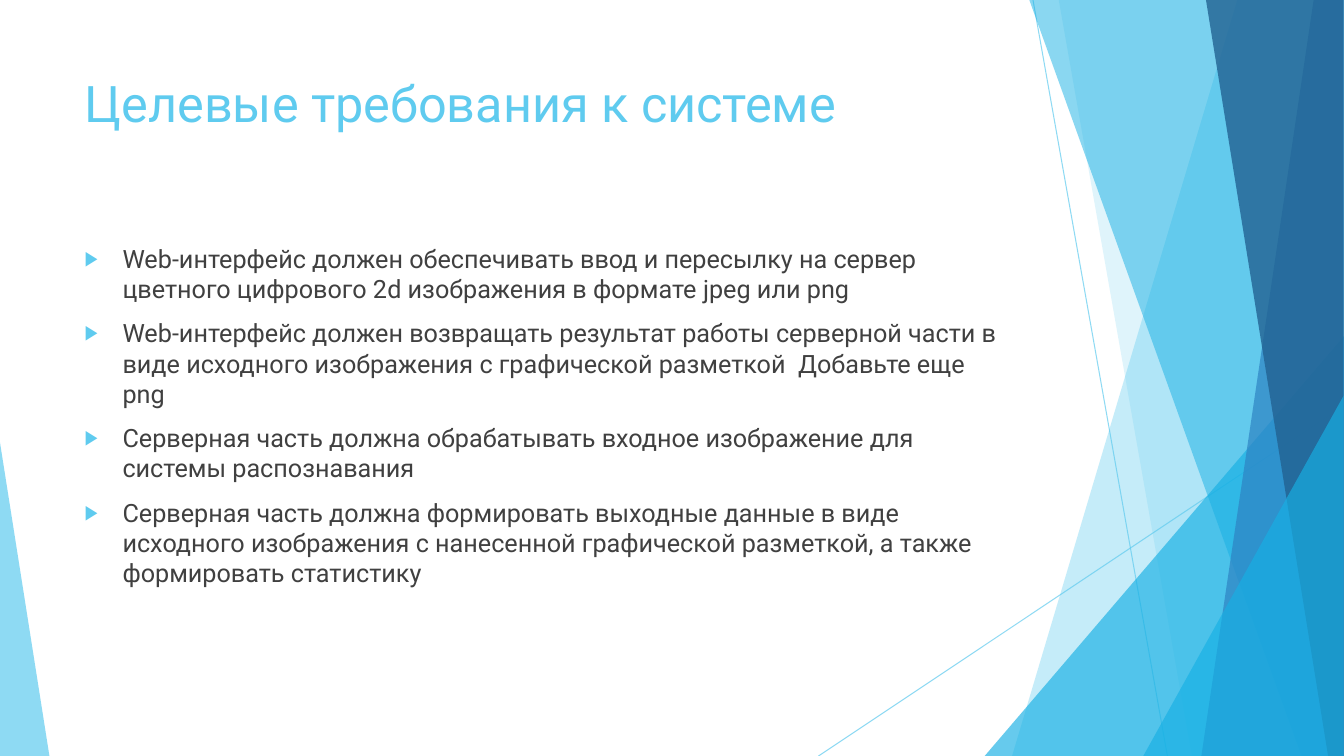
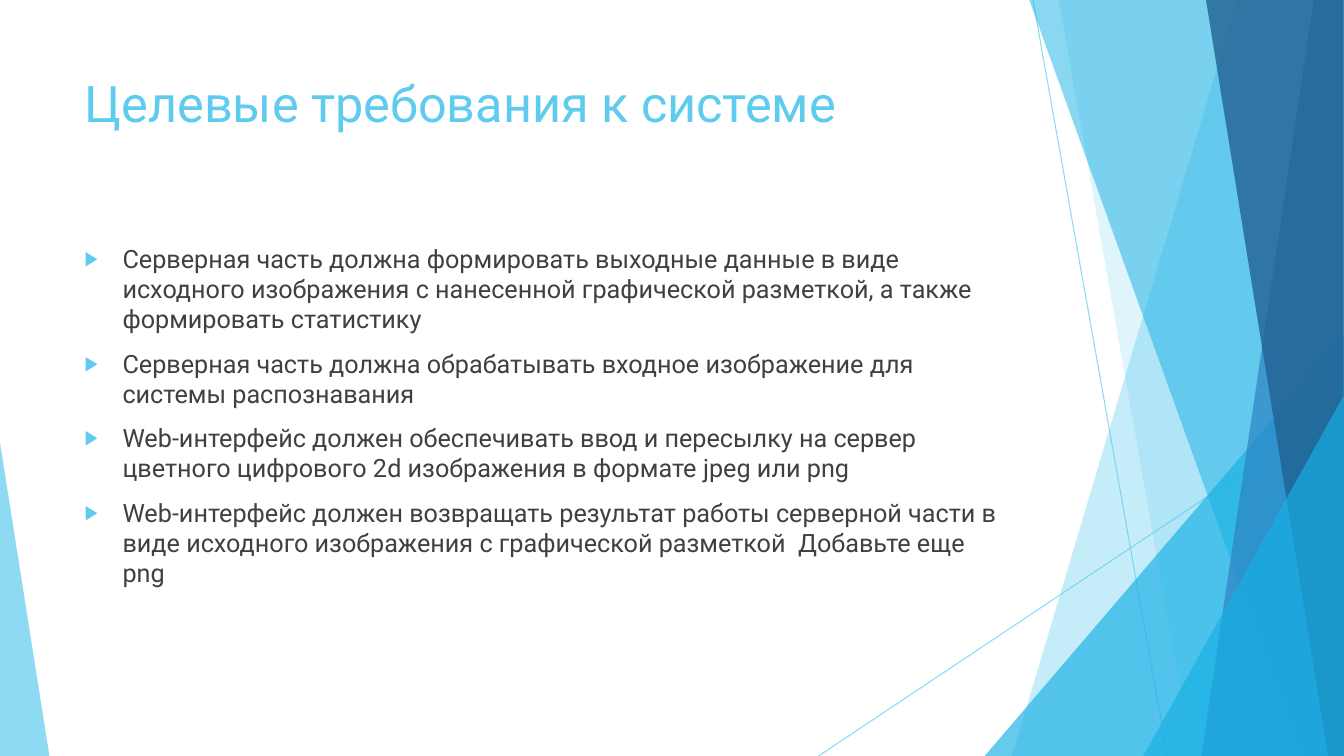
Before and after one commit to greyhuman/FaceReco, a slide deck: slide 8 of docs/external/Итоговая презентация.pptx. Drawn at 1344x756 pixels with LibreOffice and Linux fonts; fonts in the diff are those of the drawing. Boxes give left, top, right and bottom in pixels: in the first picture for what was removed or moved away, otherwise in the second. Text is boxed around its words. In the diff, an @@ line names an element or a change of style, - is before the commit and + after.

```diff
--- a/docs/external/Итоговая презентация.pptx
+++ b/docs/external/Итоговая презентация.pptx
@@ text at (x1=123, y1=249, x2=972, y2=408): paragraphs added @@
+▶ Серверная часть должна формировать выходные данные в виде исходного изображения с нанесенной графической разметкой, а также формировать статистику
+▶ Серверная часть должна обрабатывать входное изображение для системы распознавания
@@ text at (x1=123, y1=428, x2=972, y2=588): paragraphs removed @@
-▶ Серверная часть должна обрабатывать входное изображение для системы распознавания
-▶ Серверная часть должна формировать выходные данные в виде исходного изображения с нанесенной графической разметкой, а также формировать статистику
```
Also in this commit, not shown: 8 other slides changed, 5 slides added, 1 slide removed.
